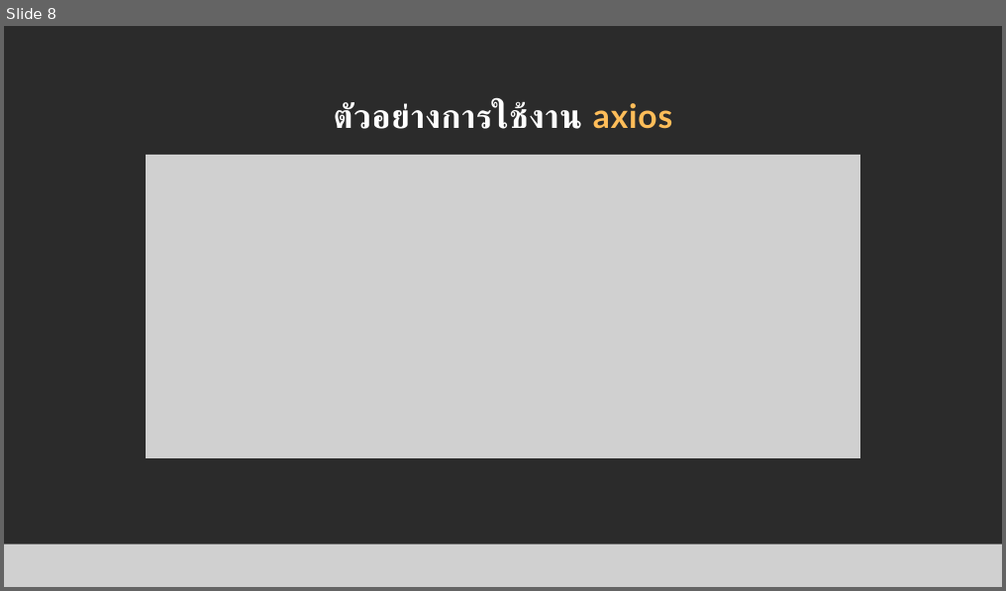
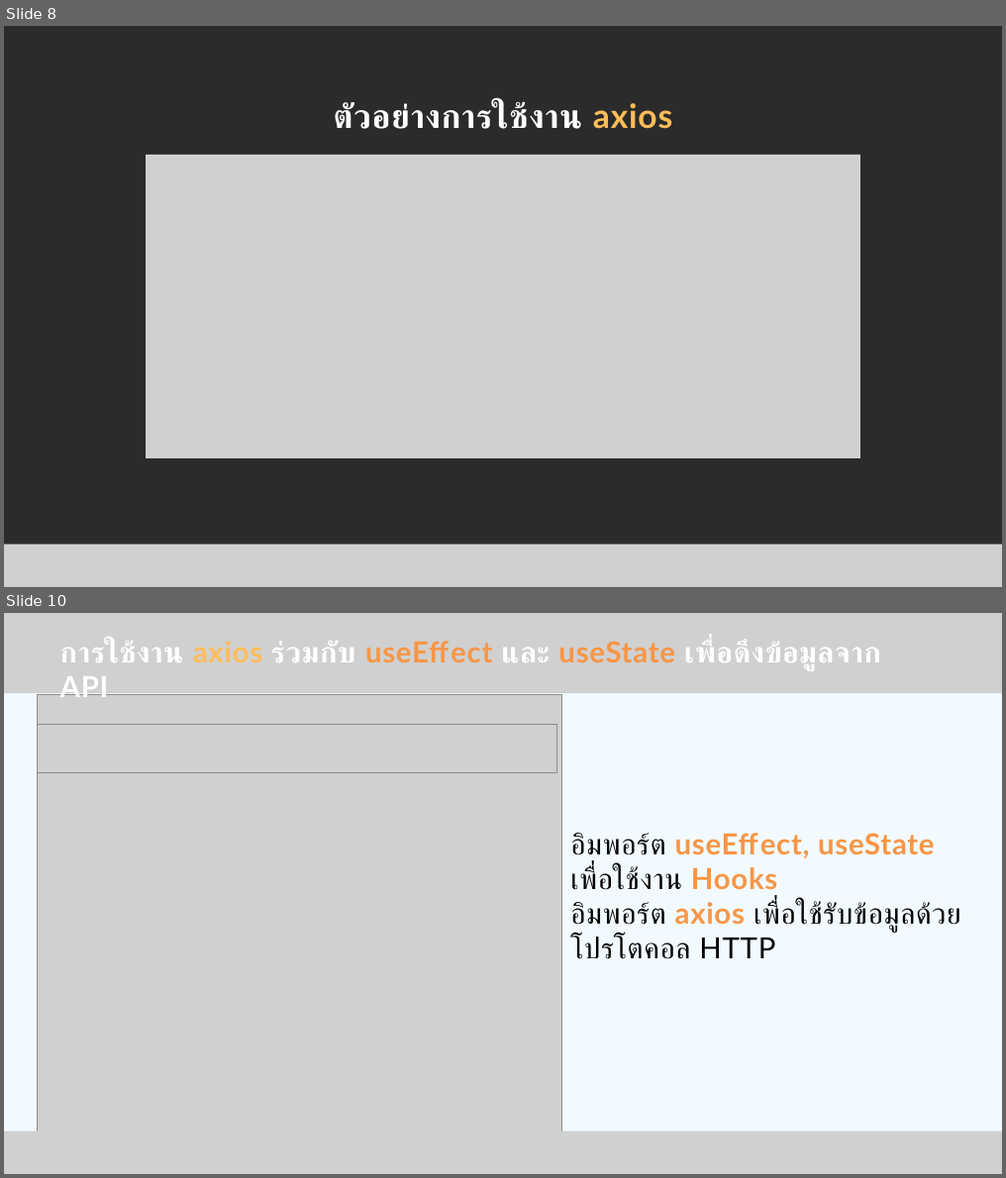
Before and after one commit to soncomqiq/slide-day-6, a slide deck: การเชื่อมต่อ Frontend กับ Backend.pptx. Shown one above the other, each under a label of ours: slide 8 before the commit, slides 8 and 10 after it; the slides between them are not shown. The pictures are 1006x591 and 1006x1178 pixels, drawn with LibreOffice and Linux fonts; fonts in the diff are those of the drawing; grey boxes stand for pictures; background and template pictures are left out; a plain dark background stands for a picture behind light text. Boxes give left, top, right and bottom in pixels: in the first picture for what was removed or moved away, otherwise in the second. Text is boxed around its words. In the diff, an @@ line names an element or a change of style, - is before the commit and + after.

```diff
--- a/การเชื่อมต่อ Frontend กับ Backend.pptx
+++ b/การเชื่อมต่อ Frontend กับ Backend.pptx
@@ slide 10 added at bbox=[4, 613, 1002, 1174], background #F2FAFF @@
@@ picture added at bbox=[4, 613, 1002, 693] @@
@@ text added at bbox=[60, 640, 881, 670], 42 pt, text #FFFFFF, bold @@
+การใช้งาน axios ร่วมกับ useEffect และ useState เพื่อดึงข้อมูลจาก API
@@ picture added at bbox=[38, 694, 561, 1135] @@
@@ picture added at bbox=[38, 724, 557, 773] @@
@@ text added at bbox=[570, 833, 961, 959], 42 pt, text #000000 @@
+อิมพอร์ต useEffect, useState เพื่อใช้งาน Hooks
+อิมพอร์ต axios เพื่อใช้รับข้อมูลด้วยโปรโตคอล HTTP
@@ picture added at bbox=[4, 1132, 1002, 1174] @@
```
Also in this commit, not shown: 1 slide changed, 4 other slides added, 3 other files.
